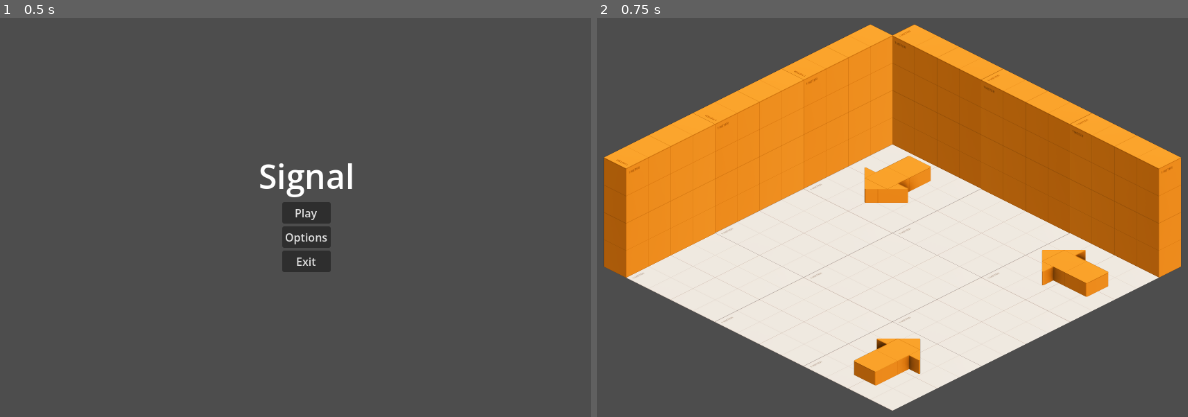
Above: before the commit, frames 1-2 (left to right).
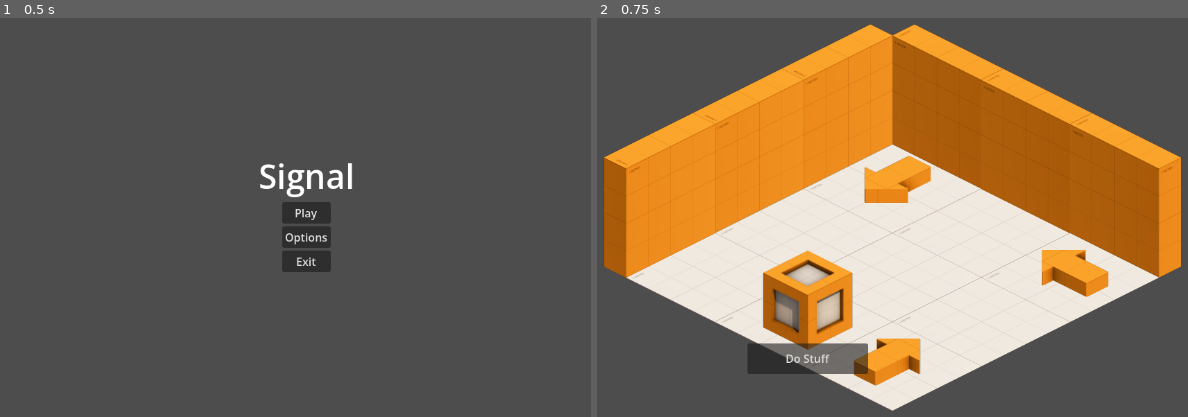
Above: after the commit, the same moments.

Repository: Ty1rl/Signal
Game: Godot game, scene res://menus/main_menu.tscn
Same seed, same stepped clock (60 frames per second), same inputs: the game is played once before the commit and once after it.
Inputs:
- Up to frame 1 (0.5 s): no input
- Up to frame 2 (0.75 s): click "Play" at 0.5 s

Frame 1 is identical in both runs. In frame 2, 4.4% of the frame differs, in the area x 25-46%, y 58-90%.

Commit message:
Add example tower

Diff:
--- a/scenes/test_level.tscn
+++ b/scenes/test_level.tscn
@@ -1,6 +1,7 @@
 [gd_scene format=4 uid="uid://btp7inee50k1p"]
 
 [ext_resource type="TileSet" uid="uid://b0ciiar6k1gua" path="res://assets/prototype/isometric_tile_set.tres" id="1_2venv"]
+[ext_resource type="PackedScene" uid="uid://1vjlhq3ccuy0" path="res://towers/tower_example.tscn" id="2_paw1w"]
 
 [node name="TestLevel" type="Node2D" unique_id=196843778]
 
@@ -14,3 +15,6 @@
 [node name="GameplayTileMapLayer" type="TileMapLayer" parent="." unique_id=1066411183]
 tile_map_data = PackedByteArray("AAABAAQACAAGAAAAAAACAAIACAAEAAAAAAABAAAACAAFAAAAAAA=")
 tile_set = ExtResource("1_2venv")
+
+[node name="TowerExample" parent="." unique_id=2061166232 instance=ExtResource("2_paw1w")]
+position = Vector2(262, 170)
--- /dev/null
+++ b/towers/tower_example.tscn
@@ -0,0 +1,26 @@
+[gd_scene format=3 uid="uid://1vjlhq3ccuy0"]
+
+[ext_resource type="Texture2D" uid="uid://4xy4hxq1uq6d" path="res://assets/prototype/Isometric/crate_N.png" id="1_1k84s"]
+
+[sub_resource type="CapsuleShape2D" id="CapsuleShape2D_de12t"]
+radius = 200.0
+height = 500.0
+
+[node name="TowerExample" type="Node2D" unique_id=2061166232]
+
+[node name="Sprite2D" type="Sprite2D" parent="." unique_id=1718475639]
+texture = ExtResource("1_1k84s")
+offset = Vector2(0, -98)
+
+[node name="Area2D" type="Area2D" parent="." unique_id=139547462]
+
+[node name="CollisionShape2D" type="CollisionShape2D" parent="Area2D" unique_id=805138048]
+rotation = 1.5707964
+shape = SubResource("CapsuleShape2D_de12t")
+
+[node name="Button" type="Button" parent="." unique_id=627026358]
+offset_left = -87.0
+offset_top = 117.0
+offset_right = 87.0
+offset_bottom = 161.0
+text = "Do Stuff"
